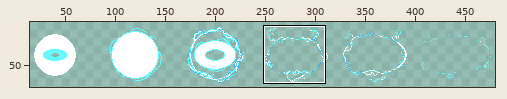
Sprite sheet, stored at patman/batman/images/chargeexplosion.png. The first picture is a wide view before the edit; the outline marks the close-up.
Close-up. As it was:
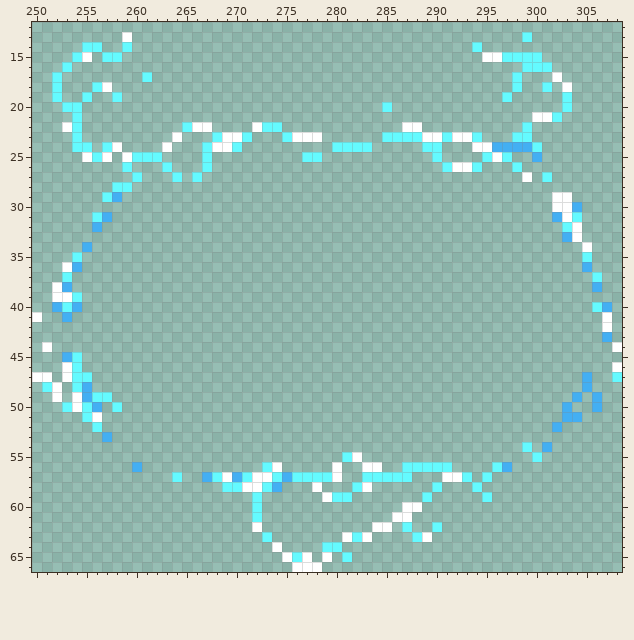
The file is 480x80 pixels. Shown: x 250..308, y 12..66. The wide view leaves out empty margins. The commit also changed other parts of the picture, which this record leaves out.
The result:
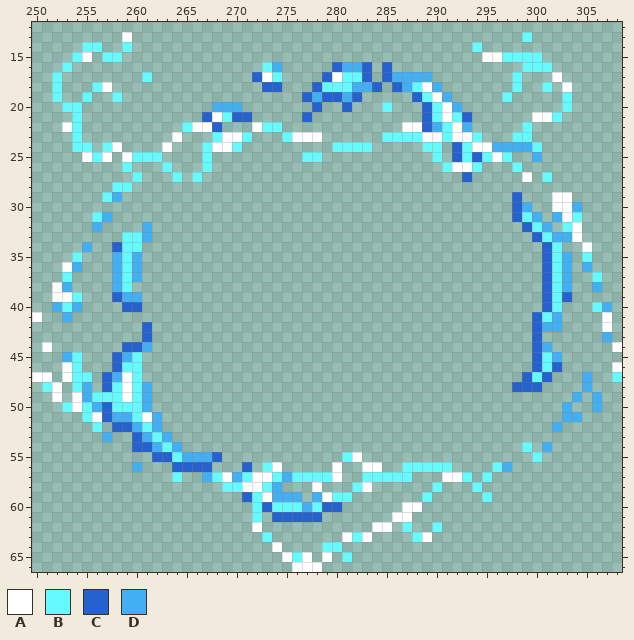
Palette (. is transparent): A #ffffff  B #64faff  C #2562d0  D #43aff3
Difference:
Changed rows in their new state; - is an unchanged pixel.
first column x 257:
16 ----------------BD-----CDDC-C------------------
17 ---------------CAB----CABBC-CDDDD--------------
18 ----------------CC---CBBBDDC-CDBAD-------------
19 --------------------CDCCDC-----CBAD------------
20 -----------DDD-------C--C-------CBAD-----------
21 ----------CABCC-----C-----------CBABC----------
22 -----------C--------------------CDBAD----------
24 -----------------------------------CB----------
25 -----------------------------------CBC---------
27 ------------------------------------C----------
29 -----------------------------------------C-----
30 -----------------------------------------CD----
31 -----------------------------------------CBD---
32 ----D-------------------------------------CBD--
33 --BBD--------------------------------------CBD-
34 -CBB----------------------------------------CB-
35 -DBD----------------------------------------CBD
36 -DBD----------------------------------------CBD
37 -DBD----------------------------------------CBD
38 -DB-----------------------------------------CBD
39 -CDD----------------------------------------CBC
40 --CC----------------------------------------CB-
41 -------------------------------------------CBD-
42 ----C--------------------------------------CDD-
43 ----C--------------------------------------C---
44 --CCD--------------------------------------CD--
45 -CDB---------------------------------------CBD-
46 -CBB---------------------------------------CBC-
47 CDAB--------------------------------------CBC--
48 CBABD------------------------------------CCC---
49 -BABD------------------------------------------
50 C-BBD------------------------------------------
51 CDDBAD-----------------------------------------
52 -CCDBD-----------------------------------------
53 ---CDBD----------------------------------------
54 ---CCDBD---------------------------------------
55 -----CCBDDDC-----------------------------------
56 -------CCCC---C--------------------------------
59 --------------C-ADDD-D-------------------------
60 ----------------CBBBDBCC-----------------------
61 -----------------CCCCC-------------------------
Pixel boxes of the changes (left, top, right, bottom) in both close-ups:
added: (202, 62, 482, 182)
added: (512, 192, 572, 392)
added: (102, 222, 342, 522)
